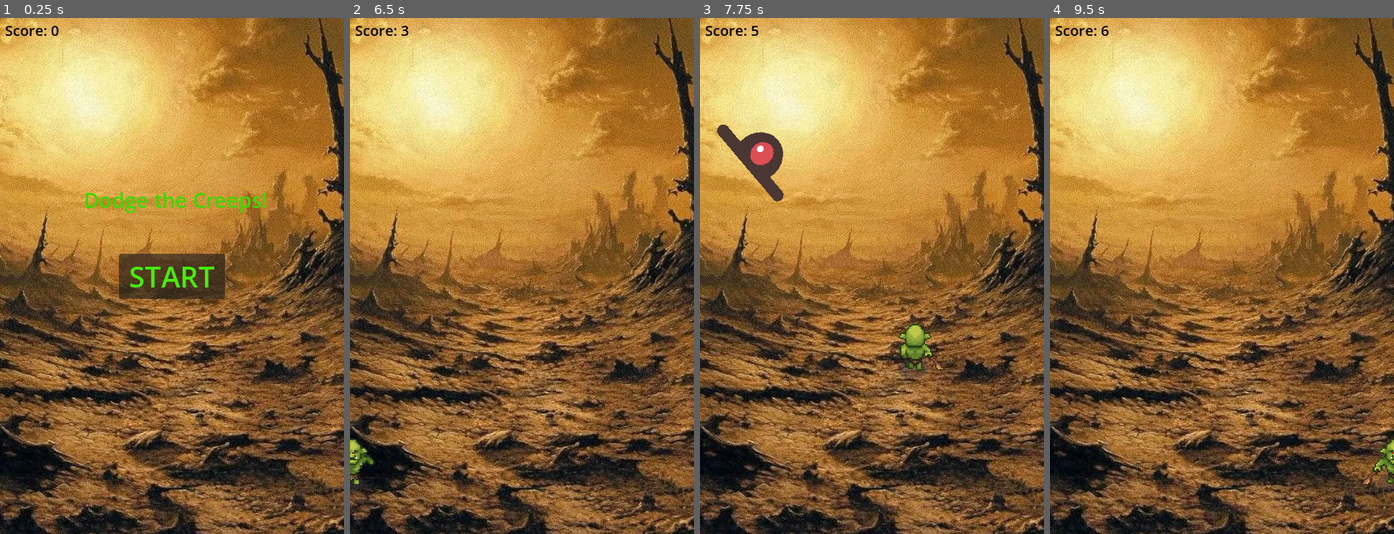
Above: before the commit, frames 1-4 (left to right).
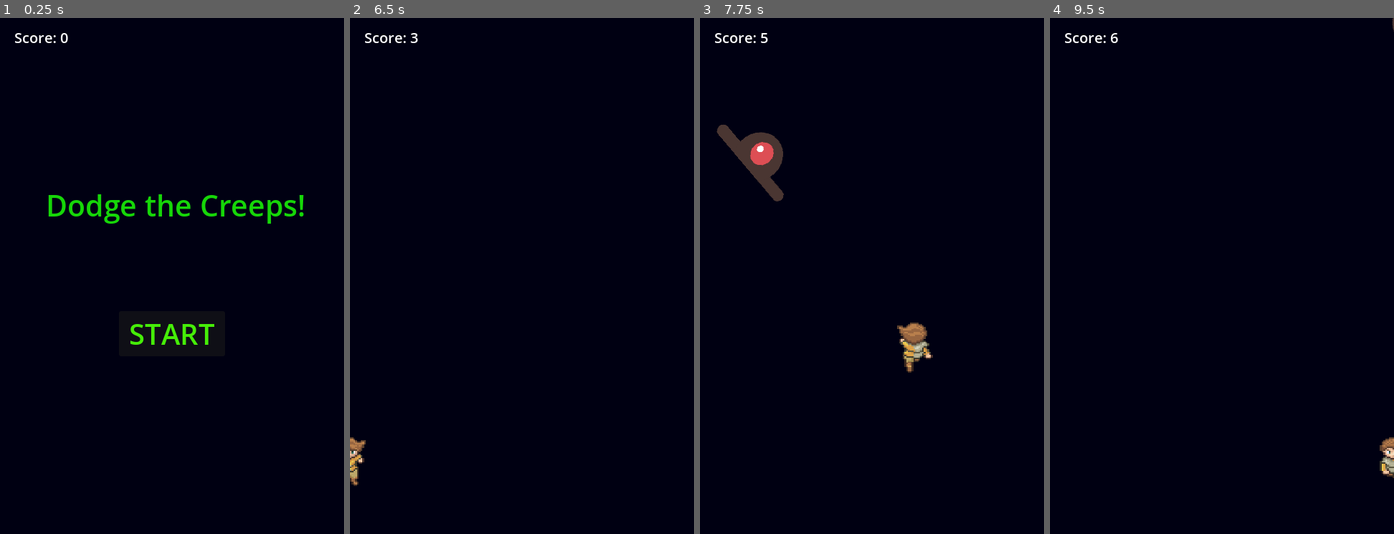
Above: after the commit, the same moments.

Repository: Jolliburps/Castillo
Game: Godot game, scene res://main.tscn
Same seed, same stepped clock (60 frames per second), same inputs: the game is played once before the commit and once after it.
Inputs:
- Up to frame 1 (0.25 s): no input
- Up to frame 2 (6.5 s): click "START" at 0.5 s; tap Enter at 1.25 s; hold D (move_right) 1.28-2.03 s; hold S (move_down) 2.03-2.78 s; hold D (move_right) 2.78-3.53 s; hold W (move_up) 3.53-4.28 s; hold A (move_left) 4.28-5.78 s; tap Space at 5.75 s; hold S (move_down) from 5.78 s (still down)
- Up to frame 3 (7.75 s): release S (move_down) at 6.53 s; hold D (move_right) 6.53-7.28 s; hold W (move_up) from 7.28 s (still down)
- Up to frame 4 (9.5 s): release W (move_up) at 8.03 s; hold D (move_right) 8.03-8.78 s; hold S (move_down) from 8.78 s (still down)

The runs differ from the first frame. In frame 1, 96% of the frame differs, in the area x 0-100%, y 0-100%; in frame 2, 96%; in frame 3, 94%; in frame 4, 96%.

Commit message:
Initial commit - Dodge the Creeps

Diff:
--- a/hud.tscn
+++ b/hud.tscn
@@ -6,45 +6,46 @@
 script = ExtResource("1_37p78")
 
 [node name="Score_Label" type="Label" parent="." unique_id=1844466363]
-offset_left = 7.0
-offset_top = 3.0
-offset_right = 83.0
-offset_bottom = 31.0
-theme_override_colors/font_color = Color(0.012617188, 0.0029593688, 0.012617188, 1)
+offset_left = 20.0
+offset_top = 13.0
+offset_right = 96.0
+offset_bottom = 41.0
+theme_override_colors/font_color = Color(1, 1, 1, 1)
 theme_override_font_sizes/font_size = 20
 text = "Score: 0"
 
 [node name="Message_Label" type="Label" parent="." unique_id=1220794275]
-anchors_preset = 8
+anchors_preset = -1
 anchor_left = 0.5
 anchor_top = 0.5
-anchor_right = 0.5
+anchor_right = 0.51000005
 anchor_bottom = 0.5
-offset_left = -123.0
-offset_top = -126.0
-offset_right = 133.0
-offset_bottom = -86.0
+offset_left = -176.0
+offset_top = -127.0
+offset_right = 181.19998
+offset_bottom = -70.0
 grow_horizontal = 2
 grow_vertical = 2
-theme_override_colors/font_color = Color(0.2375837, 0.84947944, 0, 1)
-theme_override_font_sizes/font_size = 29
+theme_override_colors/font_color = Color(0.08627451, 0.84313726, 0.03137255, 1)
+theme_override_font_sizes/font_size = 41
 text = "Dodge the Creeps!"
 horizontal_alignment = 1
 vertical_alignment = 1
 
 [node name="Start_Button" type="Button" parent="." unique_id=305253441]
-anchors_preset = 8
+anchors_preset = -1
 anchor_left = 0.5
 anchor_top = 0.5
 anchor_right = 0.5
 anchor_bottom = 0.5
-offset_left = -63.5
-offset_top = -31.5
-offset_right = 63.5
-offset_bottom = 31.5
+offset_left = -74.0
+offset_top = 48.5
+offset_right = 74.0
+offset_bottom = 111.5
 grow_horizontal = 2
 grow_vertical = 2
 theme_override_colors/font_color = Color(0.27450982, 0.93333334, 0.03137255, 1)
+theme_override_colors/font_hover_pressed_color = Color(1, 0, 0.015686275, 1)
 theme_override_font_sizes/font_size = 40
 text = " START "
 
--- a/main.tscn
+++ b/main.tscn
@@ -2,7 +2,6 @@
 
 [ext_resource type="Script" uid="uid://cjcbg10crdlk6" path="res://main.gd" id="1_272bh"]
 [ext_resource type="PackedScene" uid="uid://dkhv5egavw40h" path="res://mob.tscn" id="2_5vw27"]
-[ext_resource type="Texture2D" uid="uid://ivy10pox8g6w" path="res://assets/download (11).jpg" id="3_kek77"]
 [ext_resource type="PackedScene" uid="uid://d31o43e8v648a" path="res://player.tscn" id="4_4c57u"]
 [ext_resource type="PackedScene" uid="uid://c1f6ya6rnbju2" path="res://hud.tscn" id="5_efxa6"]
 [ext_resource type="AudioStream" uid="uid://cp074ud5knsb5" path="res://assets/House In a Forest Loop.ogg" id="6_dg77c"]
@@ -14,14 +13,13 @@
 script = ExtResource("1_272bh")
 mob_scene = ExtResource("2_5vw27")
 
-[node name="BG" type="TextureRect" parent="." unique_id=1926983182]
+[node name="ColorRect" type="ColorRect" parent="." unique_id=26825795]
 anchors_preset = 15
 anchor_right = 1.0
 anchor_bottom = 1.0
 grow_horizontal = 2
 grow_vertical = 2
-texture = ExtResource("3_kek77")
-stretch_mode = 6
+color = Color(0, 0, 0.07058824, 1)
 
 [node name="Player" parent="." unique_id=149412138 instance=ExtResource("4_4c57u")]
 position = Vector2(-128, -294)
--- a/player.tscn
+++ b/player.tscn
@@ -1,39 +1,39 @@
 [gd_scene format=3 uid="uid://d31o43e8v648a"]
 
 [ext_resource type="Script" uid="uid://ba1j3mfut5llq" path="res://player.gd" id="1_4flbx"]
-[ext_resource type="Texture2D" uid="uid://oil70nxfw8uc" path="res://assets/orc1_run_full.png" id="2_onrkg"]
+[ext_resource type="Texture2D" uid="uid://d2obi416af3na" path="res://assets/Character_Walk.png" id="2_onrkg"]
 
 [sub_resource type="AtlasTexture" id="AtlasTexture_i3pqv"]
 atlas = ExtResource("2_onrkg")
-region = Rect2(0, 0, 64, 64)
+region = Rect2(40, 144, 40, 48)
 
 [sub_resource type="AtlasTexture" id="AtlasTexture_hqtel"]
 atlas = ExtResource("2_onrkg")
-region = Rect2(256, 0, 64, 64)
+region = Rect2(120, 144, 40, 48)
 
 [sub_resource type="AtlasTexture" id="AtlasTexture_sweqy"]
 atlas = ExtResource("2_onrkg")
-region = Rect2(0, 128, 64, 64)
+region = Rect2(0, 0, 40, 48)
 
 [sub_resource type="AtlasTexture" id="AtlasTexture_2hs0m"]
 atlas = ExtResource("2_onrkg")
-region = Rect2(448, 128, 64, 64)
+region = Rect2(40, 0, 40, 48)
 
 [sub_resource type="AtlasTexture" id="AtlasTexture_1jxqw"]
 atlas = ExtResource("2_onrkg")
-region = Rect2(0, 192, 64, 64)
+region = Rect2(0, 48, 40, 48)
 
 [sub_resource type="AtlasTexture" id="AtlasTexture_dw050"]
 atlas = ExtResource("2_onrkg")
-region = Rect2(448, 192, 64, 64)
+region = Rect2(40, 48, 40, 48)
 
 [sub_resource type="AtlasTexture" id="AtlasTexture_b26j0"]
 atlas = ExtResource("2_onrkg")
-region = Rect2(0, 64, 64, 64)
+region = Rect2(40, 96, 40, 48)
 
 [sub_resource type="AtlasTexture" id="AtlasTexture_n7ghd"]
 atlas = ExtResource("2_onrkg")
-region = Rect2(256, 64, 64, 64)
+region = Rect2(120, 96, 40, 48)
 
 [sub_resource type="SpriteFrames" id="SpriteFrames_nvl01"]
 animations = [{
@@ -83,18 +83,18 @@
 }]
 
 [sub_resource type="CapsuleShape2D" id="CapsuleShape2D_onrkg"]
-radius = 21.0
-height = 66.0
+radius = 20.0
+height = 68.0
 
 [node name="Player" type="Area2D" unique_id=149412138]
 script = ExtResource("1_4flbx")
 
 [node name="AnimatedSprite2D" type="AnimatedSprite2D" parent="." unique_id=284520753]
-position = Vector2(-1, 8)
-scale = Vector2(2.1953125, 2.34375)
+position = Vector2(0, -3.0000005)
+scale = Vector2(2.4875, 1.9583333)
 sprite_frames = SubResource("SpriteFrames_nvl01")
-animation = &"walk_down"
-frame_progress = 0.8393681
+animation = &"walk_up"
+frame_progress = 0.18159162
 
 [node name="CollisionShape2D" type="CollisionShape2D" parent="." unique_id=272541434]
 position = Vector2(0, -1)
Binary file added: assets/Character_Walk.png
Not shown, changed: assets/Character_Walk.png.import
Binary file removed: assets/download (11).jpg
Not shown, removed: assets/download (11).jpg.import
Binary file removed: assets/orc1_run_full.png
